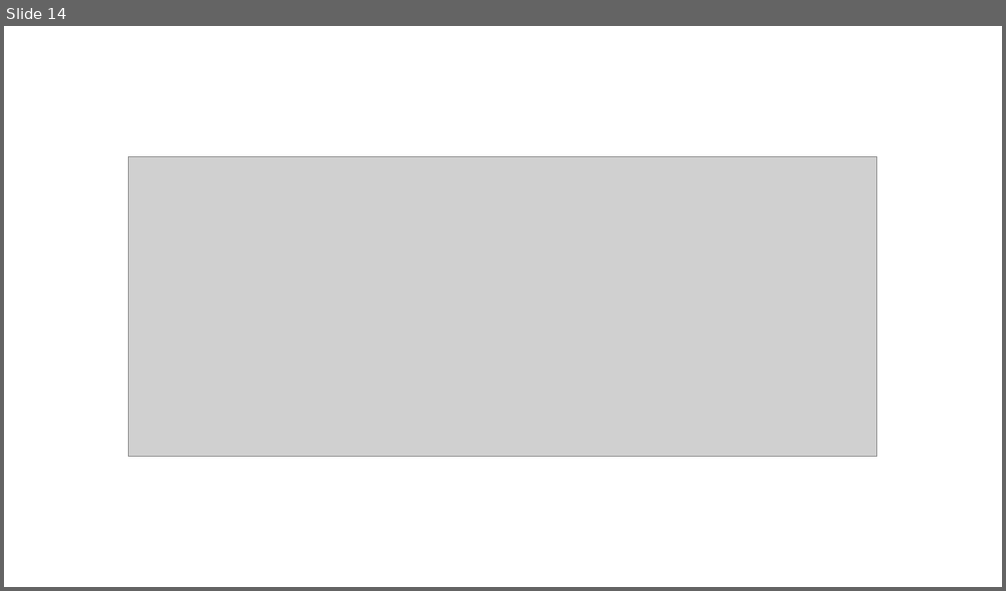
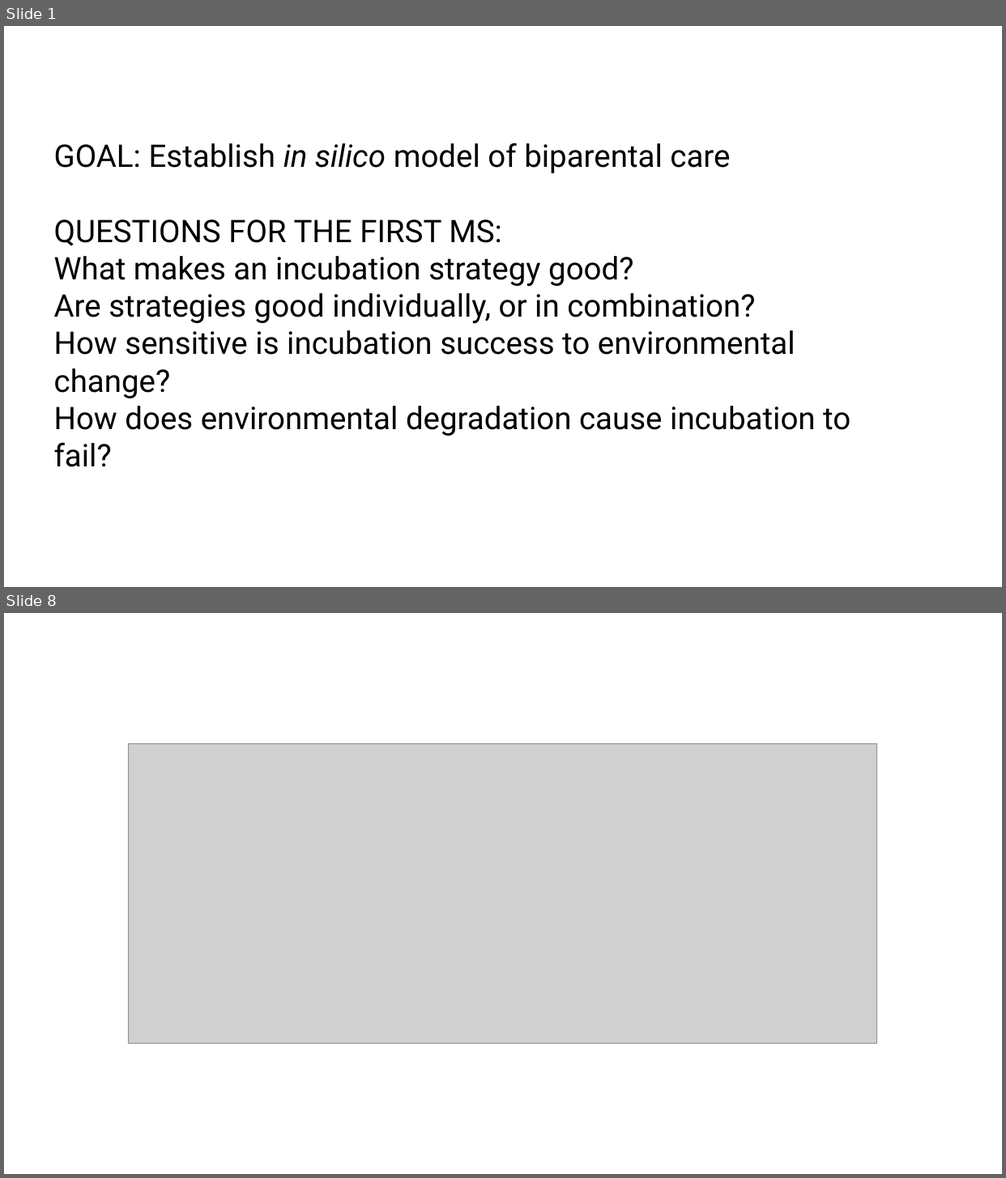
Before and after one commit to ltaylor2/LHSP, a slide deck: SICB/SICB2025.pptx. Shown one above the other, each under a label of ours: slide 14 before the commit, slides 1 and 8 after it; the slides between them are not shown. The pictures are 1006x591 and 1006x1178 pixels, drawn with LibreOffice and Linux fonts; fonts in the diff are those of the drawing; grey boxes stand for pictures. Boxes give left, top, right and bottom in pixels: in the first picture for what was removed or moved away, otherwise in the second. Text is boxed around its words. In the diff, an @@ line names an element or a change of style, - is before the commit and + after.

Commit message:
sicb working, just variation in strategies left. TODO individual strategies successful, or pairs? Variation in STRATEGIES across environments, or variation in COMBOS across envs bigger? Also, run breeding season model with only one parent initialized to look at success of different strategies for F across all envs

```diff
--- a/SICB/SICB2025.pptx
+++ b/SICB/SICB2025.pptx
@@ slide 1 added at (x1=4, y1=26, x2=1002, y2=587), background #FFFFFF @@
@@ text added at (x1=54, y1=143, x2=850, y2=467), 30 pt, text #000000 @@
+GOAL: Establish in silico model of biparental care
+QUESTIONS FOR THE FIRST MS:
+What makes an incubation strategy good?
+Are strategies good individually, or in combination?
+How sensitive is incubation success to environmental change?
+How does environmental degradation cause incubation to fail?
@@ what was slide 14 is now slide 8 @@
```
Also in this commit, not shown: 11 other slides added, 13 slides removed, 26 other files.
